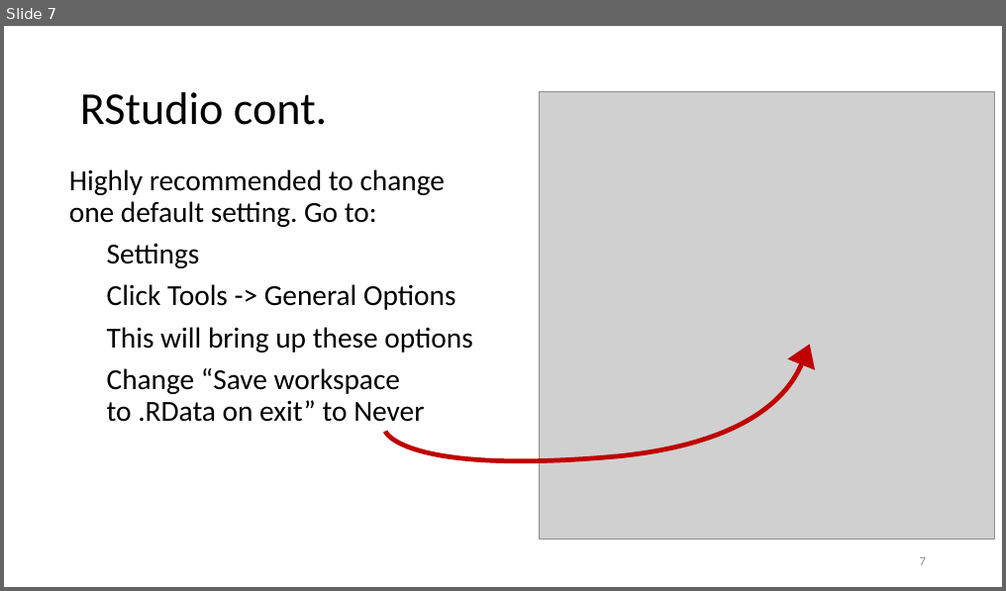
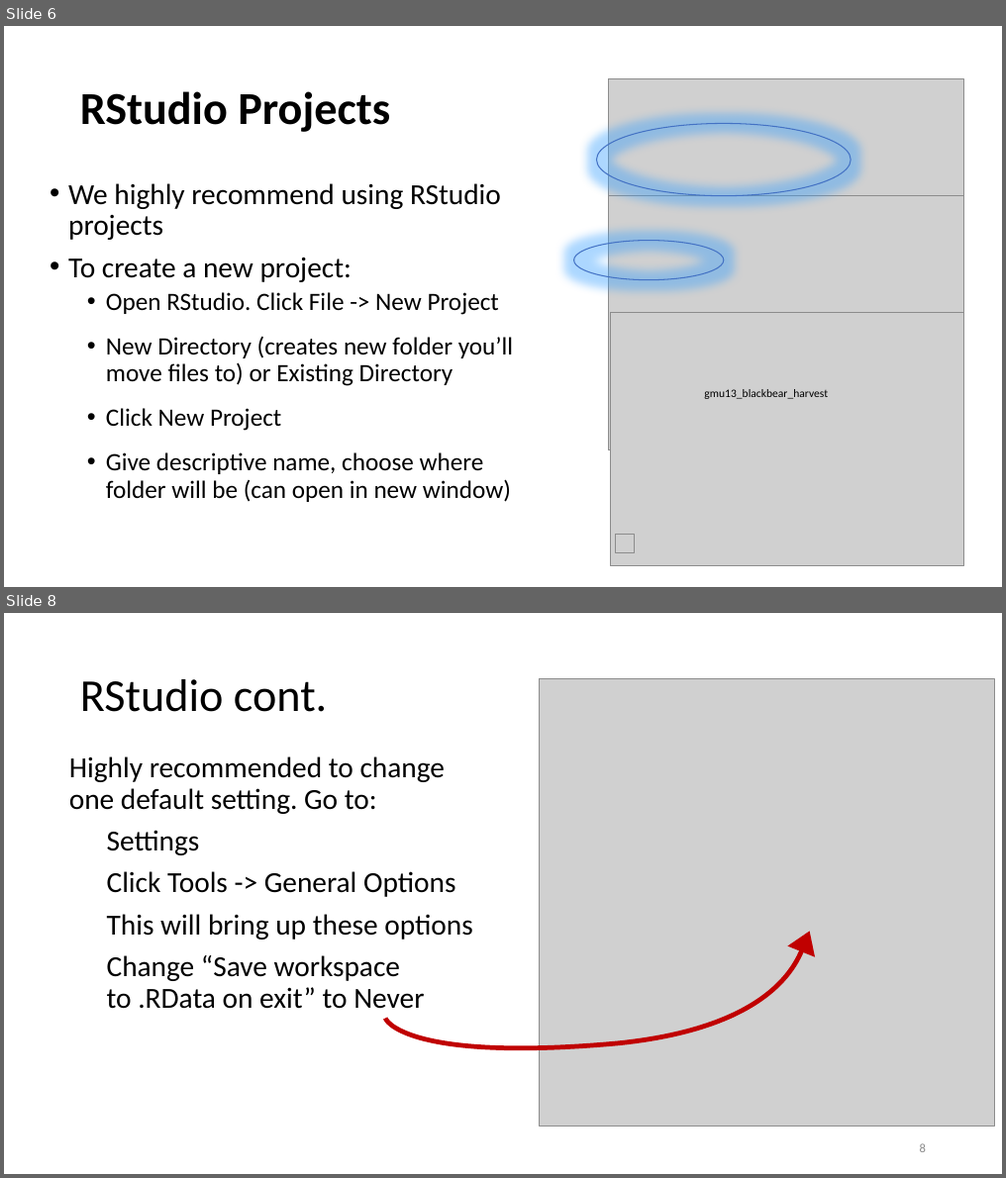
Before and after one commit to justinpriest/ADFG_R_Intro_Workshop, a slide deck: presentations/2 - About R and RStudio.pptx. Shown one above the other, each under a label of ours: slide 7 before the commit, slides 6 and 8 after it; the slides between them are not shown. The pictures are 1006x591 and 1006x1178 pixels, drawn with LibreOffice and Linux fonts; fonts in the diff are those of the drawing; grey boxes stand for pictures. Boxes give left, top, right and bottom in pixels: in the first picture for what was removed or moved away, otherwise in the second. Text is boxed around its words. In the diff, an @@ line names an element or a change of style, - is before the commit and + after.

```diff
--- a/presentations/2 - About R and RStudio.pptx
+++ b/presentations/2 - About R and RStudio.pptx
@@ slide 6 added at [4, 26, 1002, 587], background #FFFFFF @@
@@ picture added at [609, 79, 963, 335] @@
@@ title added at [80, 91, 390, 132], 44 pt, text #000000, bold @@
+RStudio Projects
@@ ellipse added at [597, 123, 851, 196], outline #4472C4 1 pt @@
@@ text added at [68, 183, 513, 502], 24 pt, text #000000 @@
+• We highly recommend using RStudio projects
+• To create a new project:
+  • Open RStudio. Click File -> New Project
+  • New Directory (creates new folder you’ll move files to) or Existing Directory
+  • Click New Project
+  • Give descriptive name, choose where folder will be (can open in new window)
@@ picture added at [609, 196, 963, 451] @@
@@ ellipse added at [573, 241, 724, 280], outline #4472C4 1 pt @@
@@ picture added at [611, 312, 964, 567] @@
@@ text added at [704, 389, 828, 399], 11 pt, text #000000 @@
+gmu13_blackbear_harvest
@@ picture added at [616, 534, 635, 553] @@
@@ what was slide 7 is now slide 8 @@
@@ page number at [920, 1144, 926, 1153]: text changed @@
-7
+8
```
Also in this commit, not shown: 2 slides changed, 12 other files.
